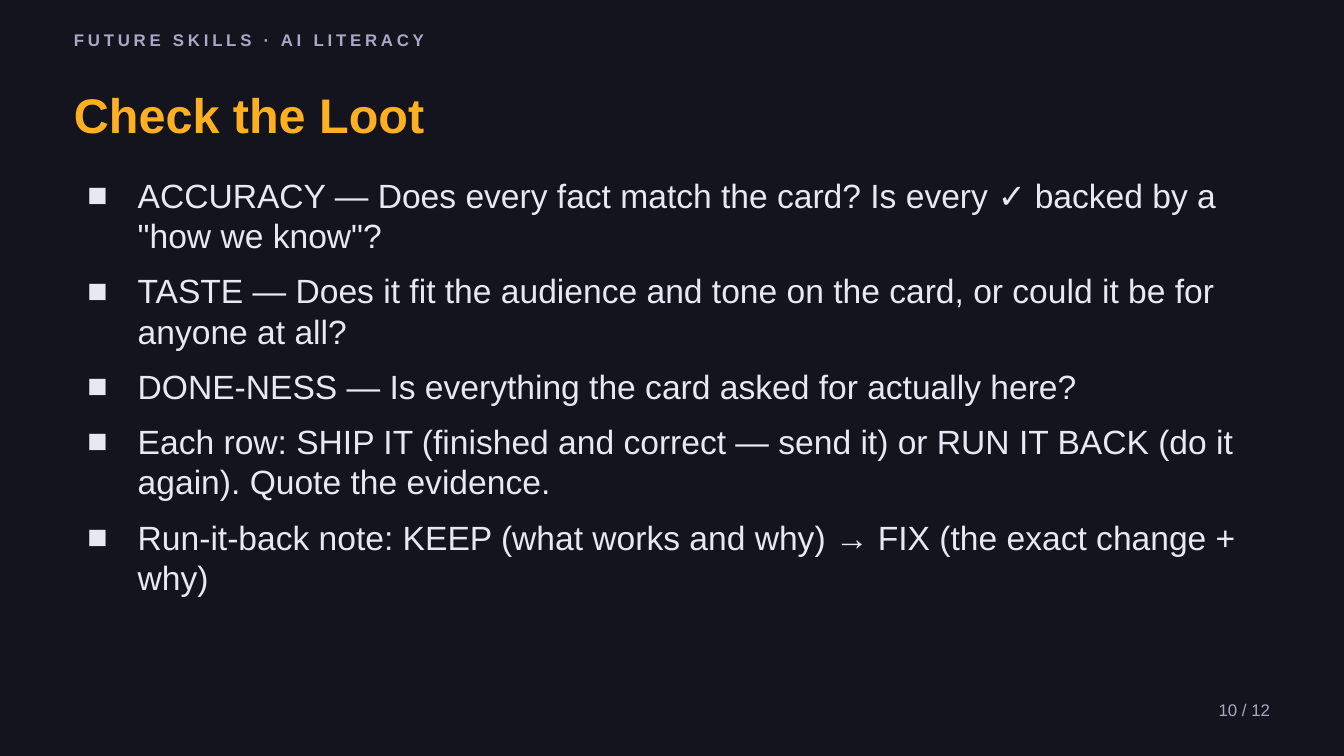
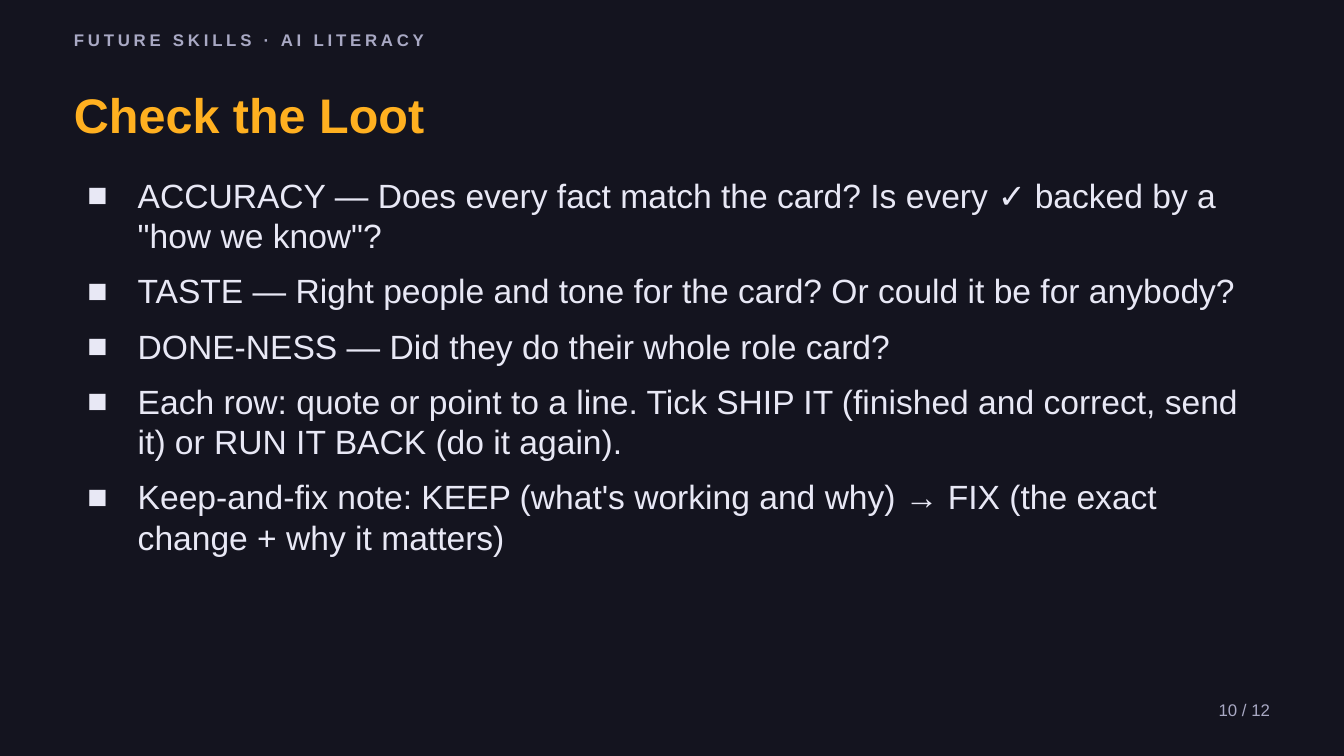
Before and after one commit to phiunit/tptphi, a slide deck: slide 10 of products/ai-agent-intern/dist/Lead Your AI Squad - Slides.pptx. Drawn at 1344x756 pixels with LibreOffice and Linux fonts; fonts in the diff are those of the drawing. Boxes give left, top, right and bottom in pixels: in the first picture for what was removed or moved away, otherwise in the second. Text is boxed around its words. In the diff, an @@ line names an element or a change of style, - is before the commit and + after.

```diff
--- a/products/ai-agent-intern/dist/Lead Your AI Squad - Slides.pptx
+++ b/products/ai-agent-intern/dist/Lead Your AI Squad - Slides.pptx
@@ text at (138,278,1238,556): text changed @@
-■ TASTE — Does it fit the audience and tone on the card, or could it be for anyone at all?
-■ DONE-NESS — Is everything the card asked for actually here?
-■ Each row: SHIP IT (finished and correct — send it) or RUN IT BACK (do it again). Quote the evidence.
-■ Run-it-back note: KEEP (what works and why) → FIX (the exact change + why)
+■ TASTE — Right people and tone for the card? Or could it be for anybody?
+■ DONE-NESS — Did they do their whole role card?
+■ Each row: quote or point to a line. Tick SHIP IT (finished and correct, send it) or RUN IT BACK (do it again).
+■ Keep-and-fix note: KEEP (what's working and why) → FIX (the exact change + why it matters)
```
Also in this commit, not shown: 9 other slides changed, 32 other files.
